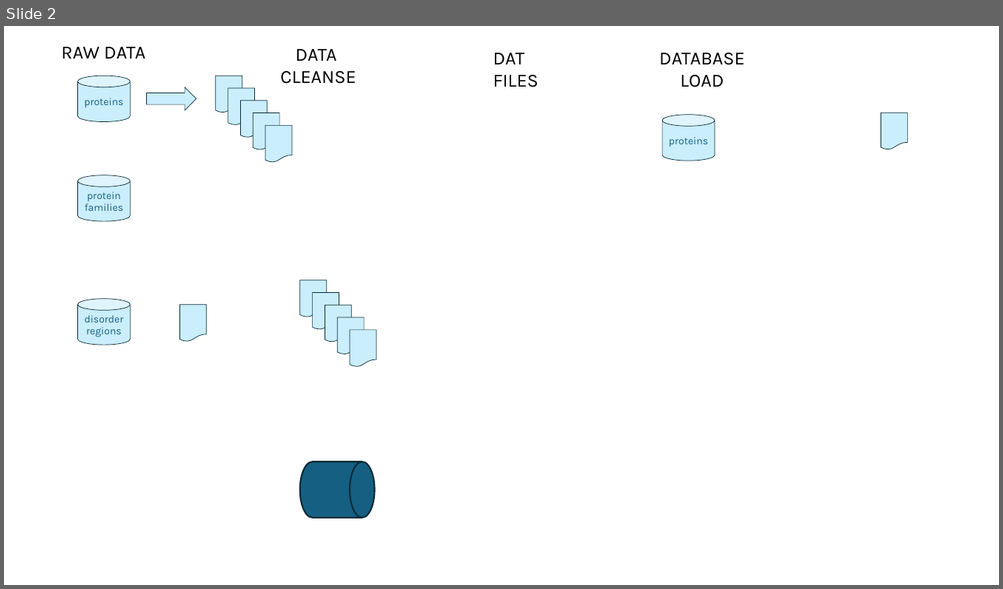
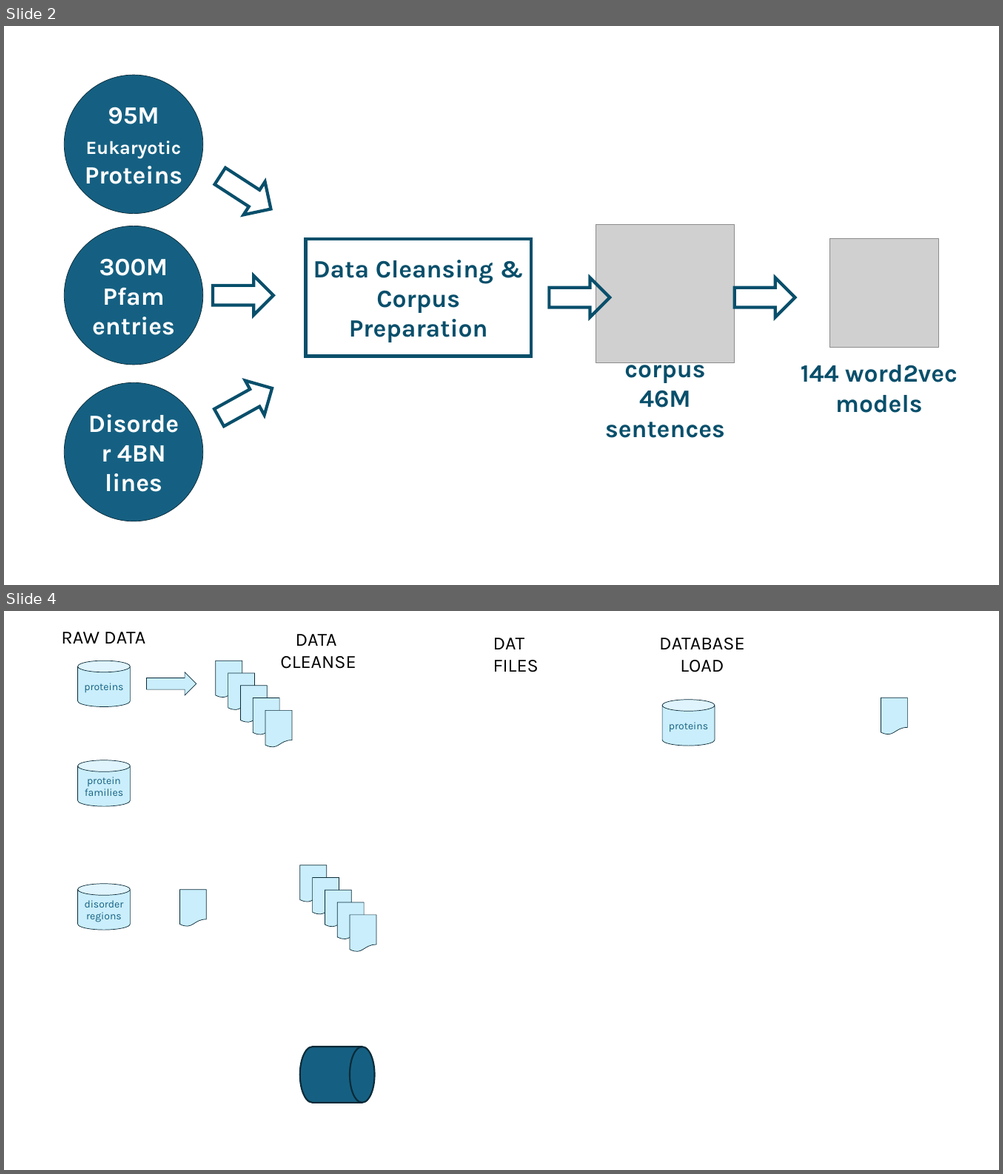
Before and after one commit to greyneuron/COMP_0158_MSC_PROJECT, a slide deck: report/MSc Dissertation - W2V.pptx. Shown one above the other, each under a label of ours: slide 2 before the commit, slides 2 and 4 after it; the slides between them are not shown. The pictures are 1003x589 and 1003x1174 pixels, drawn with LibreOffice and Linux fonts; fonts in the diff are those of the drawing; grey boxes stand for pictures. Boxes give left, top, right and bottom in pixels: in the first picture for what was removed or moved away, otherwise in the second. Text is boxed around its words. In the diff, an @@ line names an element or a change of style, - is before the commit and + after.

Commit message:
chcking corpus creation

```diff
--- a/report/MSc Dissertation - W2V.pptx
+++ b/report/MSc Dissertation - W2V.pptx
@@ slide 2 added at <box>4,26,999,585</box>, background #FFFFFF @@
@@ ellipse added at <box>65,76,203,214</box>, fill #156082, outline #092A39 0.5 pt, 24 pt, text #FFFFFF, bold @@
+95M Eukaryotic Proteins
@@ down arrow added at <box>209,160,282,226</box>, outline #084F6A 3 pt @@
@@ picture added at <box>596,224,734,363</box> @@
@@ ellipse added at <box>65,226,203,365</box>, fill #156082, outline #092A39 0.5 pt, 24 pt, text #FFFFFF, bold @@
+300M
+Pfam entries
@@ rectangle added at <box>305,238,531,357</box>, outline #084F6A 3 pt, 24 pt, text #084F6A, bold @@
+Data Cleansing & Corpus Preparation
@@ picture added at <box>830,238,939,348</box> @@
@@ down arrow added at <box>213,276,273,315</box>, outline #084F6A 3 pt @@
@@ down arrow added at <box>549,278,610,318</box>, outline #084F6A 3 pt @@
@@ down arrow added at <box>734,278,795,318</box>, outline #084F6A 3 pt @@
@@ down arrow added at <box>210,372,282,435</box>, outline #084F6A 3 pt @@
@@ rectangle added at <box>580,366,749,430</box>, outline #FFFFFF 3 pt, 24 pt, text #084F6A, bold @@
+corpus
+46M
+sentences
@@ rectangle added at <box>794,372,965,403</box>, outline #FFFFFF 3 pt, 24 pt, text #084F6A, bold @@
+144 word2vec models
@@ ellipse added at <box>65,383,203,521</box>, fill #156082, outline #092A39 0.5 pt, 24 pt, text #FFFFFF, bold @@
+Disorder 4BN lines
@@ what was slide 2 is now slide 4 @@
```
Also in this commit, not shown: 1 slide changed, 3 other slides added, 10 other files.
